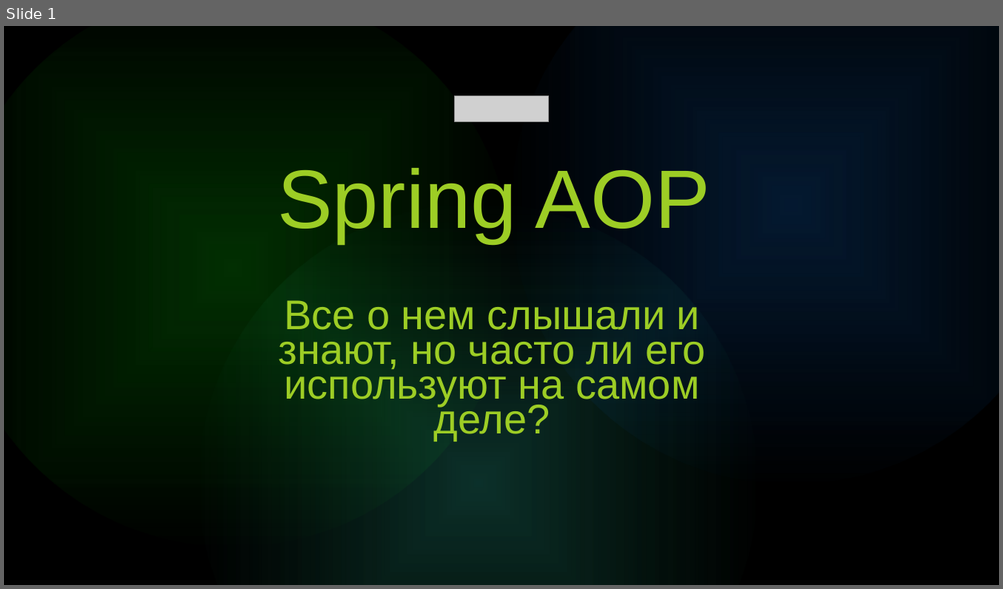
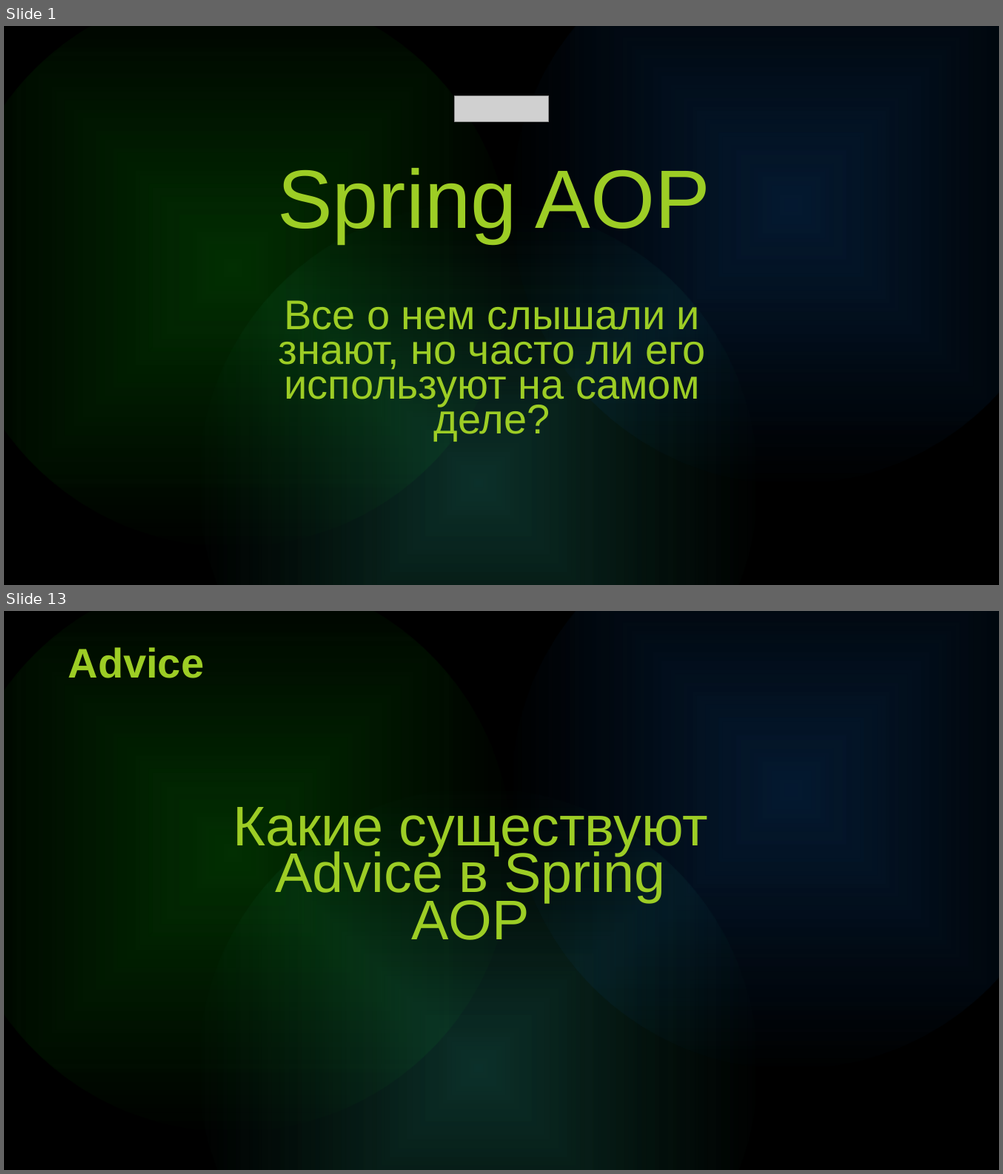
Before and after one commit to i-gabdrahmanov/lectures, a slide deck: Aop for school 21/AOP.pptx. Shown one above the other, each under a label of ours: slide 1 before the commit, slides 1 and 13 after it; the slides between them are not shown. The pictures are 1003x589 and 1003x1174 pixels, drawn with LibreOffice and Linux fonts; fonts in the diff are those of the drawing; grey boxes stand for pictures. Boxes give left, top, right and bottom in pixels: in the first picture for what was removed or moved away, otherwise in the second. Text is boxed around its words. In the diff, an @@ line names an element or a change of style, - is before the commit and + after.

```diff
--- a/Aop for school 21/AOP.pptx
+++ b/Aop for school 21/AOP.pptx
@@ slide 13 added at [4, 611, 999, 1170], background #000000; not listed: 3 template elements that a slide beside it also shows @@
@@ text added at [68, 647, 204, 678], 40 pt, text gradient #34E234 to #9DCD25 to #F2E800 to #00A4E0 to #0086D0, bold @@
+Advice
@@ text added at [233, 807, 707, 940], 54 pt, text gradient #34E234 to #9DCD25 to #F2E800 to #00A4E0 to #0086D0 @@
+Какие существуют Advice в Spring AOP
```
Also in this commit, not shown: 28 other slides added, 15 slides removed, 3 other files.
